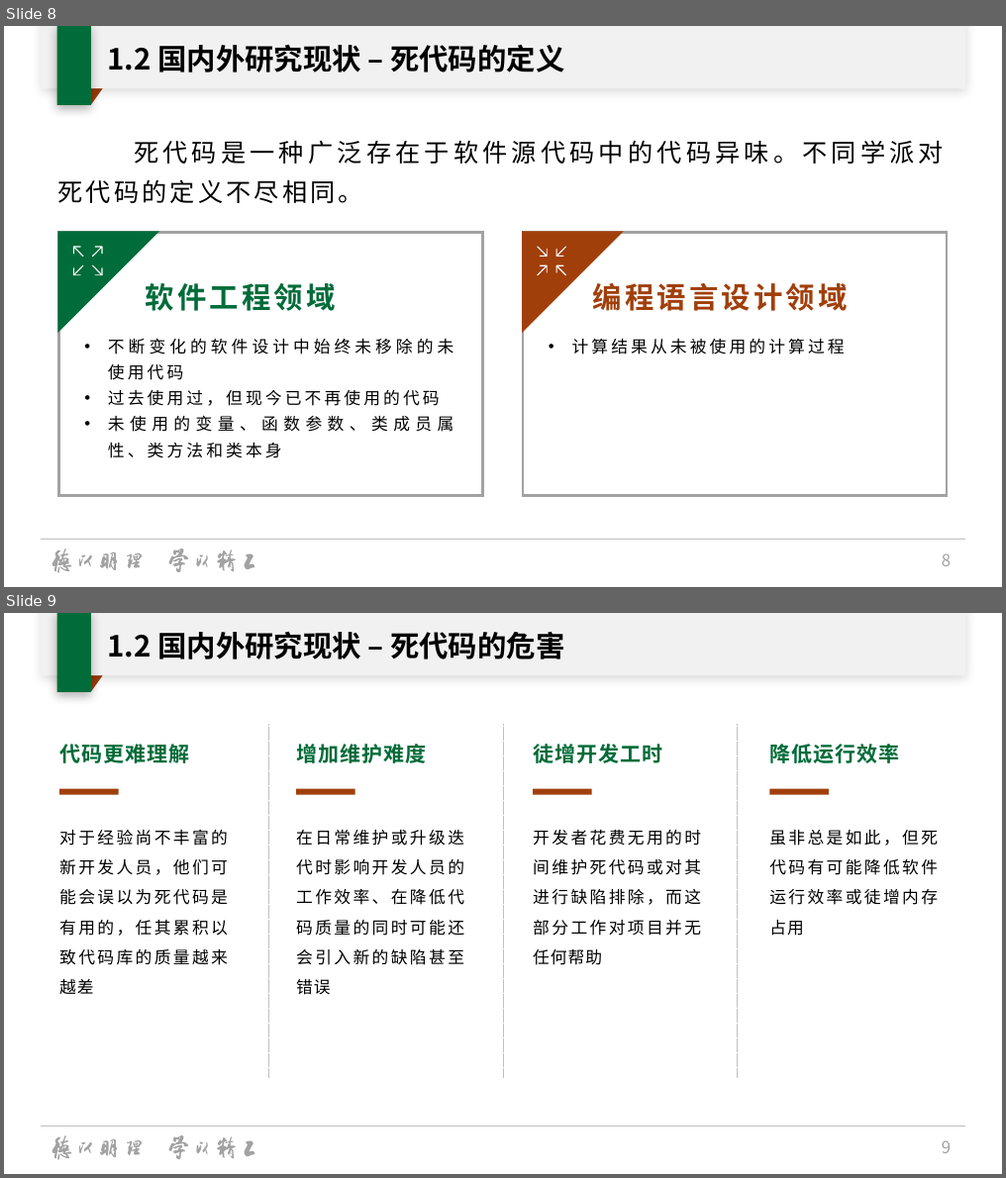
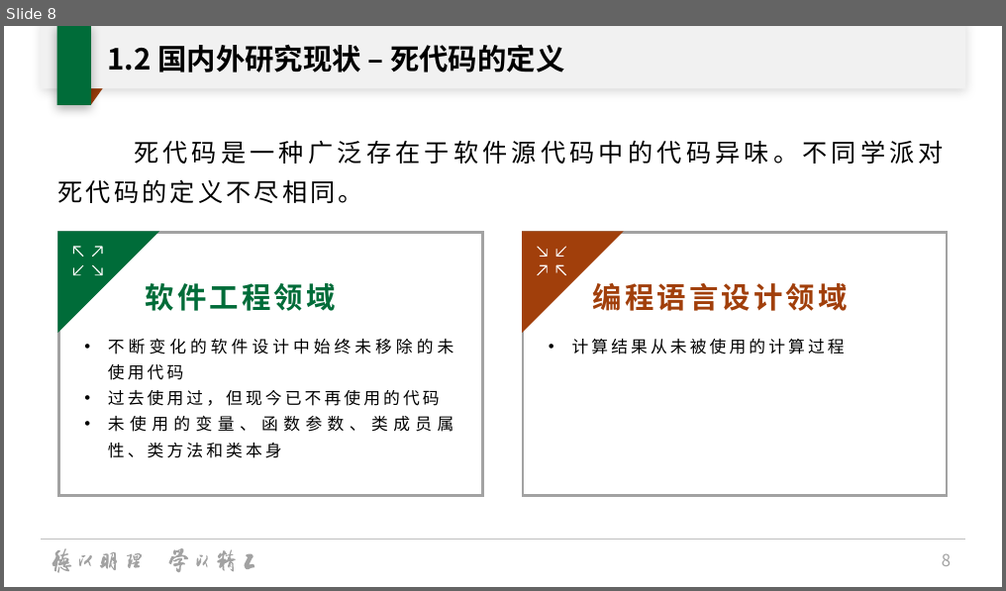
Before and after one commit to oscourse-tsinghua/openingreport-fze2023, a slide deck: slide.pptx. Shown one above the other, each under a label of ours: slides 8 and 9 before the commit, slide 8 after it. The pictures are 1006x1178 and 1006x591 pixels, drawn with LibreOffice and Linux fonts; fonts in the diff are those of the drawing; background and template pictures are left out. Boxes give left, top, right and bottom in pixels: in the first picture for what was removed or moved away, otherwise in the second. Text is boxed around its words. In the diff, an @@ line names an element or a change of style, - is before the commit and + after.

Commit message:
替换了错误的图和文字表述，根据自我试讲的结果删除了一些内容

```diff
--- a/slide.pptx
+++ b/slide.pptx
@@ slide 9 removed at box(4, 613, 1002, 1174), background #FFFFFF; not listed: 22 template elements that a slide beside it also shows @@
@@ title removed at box(108, 632, 564, 660) @@
-1.2 国内外研究现状 – 死代码的危害
@@ line removed from (268, 725) to (268, 1078) @@
@@ line removed from (503, 725) to (503, 1078) @@
@@ line removed from (737, 725) to (737, 1078) @@
@@ text removed at box(59, 744, 189, 763) @@
-代码更难理解
@@ text removed at box(296, 744, 426, 763) @@
-增加维护难度
@@ text removed at box(533, 744, 662, 763) @@
-徒增开发工时
@@ text removed at box(769, 744, 899, 763) @@
-降低运行效率
@@ rectangle removed at box(59, 789, 119, 795) @@
@@ rectangle removed at box(296, 789, 355, 795) @@
@@ rectangle removed at box(534, 789, 592, 795) @@
@@ rectangle removed at box(770, 789, 829, 795) @@
@@ text removed at box(59, 830, 228, 994) @@
-对于经验尚不丰富的新开发人员，他们可能会误以为死代码是有用的，任其累积以致代码库的质量越来越差
@@ text removed at box(296, 830, 464, 995) @@
-在日常维护或升级迭代时影响开发人员的工作效率、在降低代码质量的同时可能还会引入新的缺陷甚至错误
@@ text removed at box(533, 830, 701, 965) @@
-开发者花费无用的时间维护死代码或对其进行缺陷排除，而这部分工作对项目并无任何帮助
@@ text removed at box(769, 830, 938, 936) @@
-虽非总是如此，但死代码有可能降低软件运行效率或徒增内存占用
```
Also in this commit, not shown: 6 slides changed.
